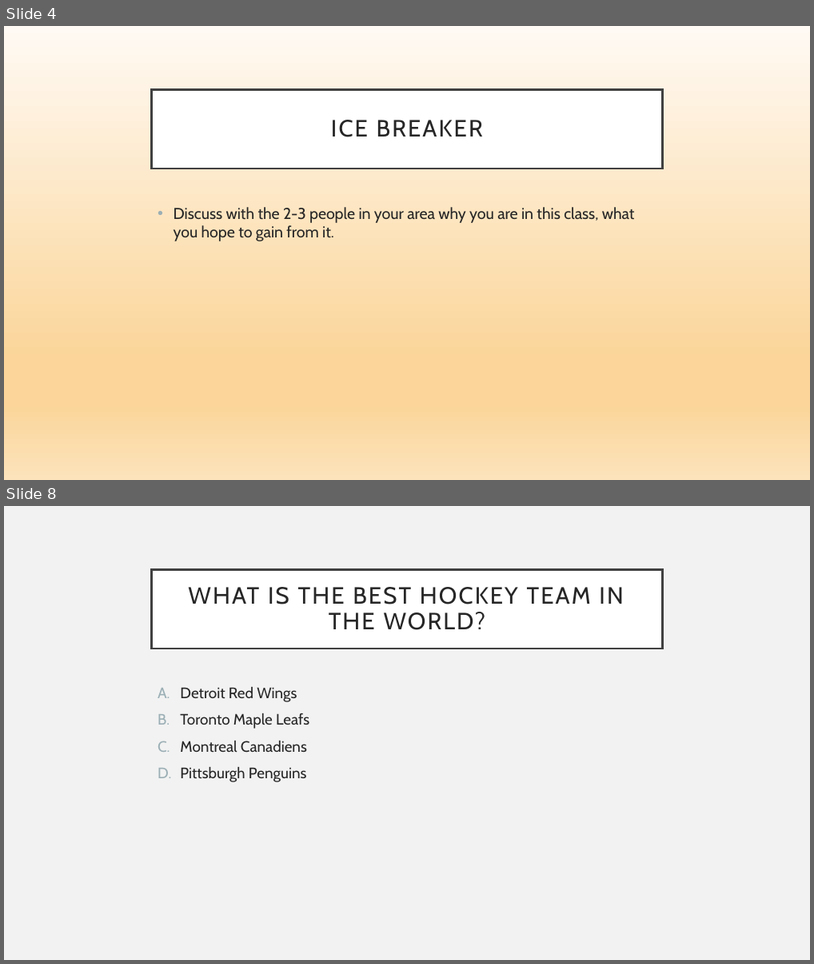
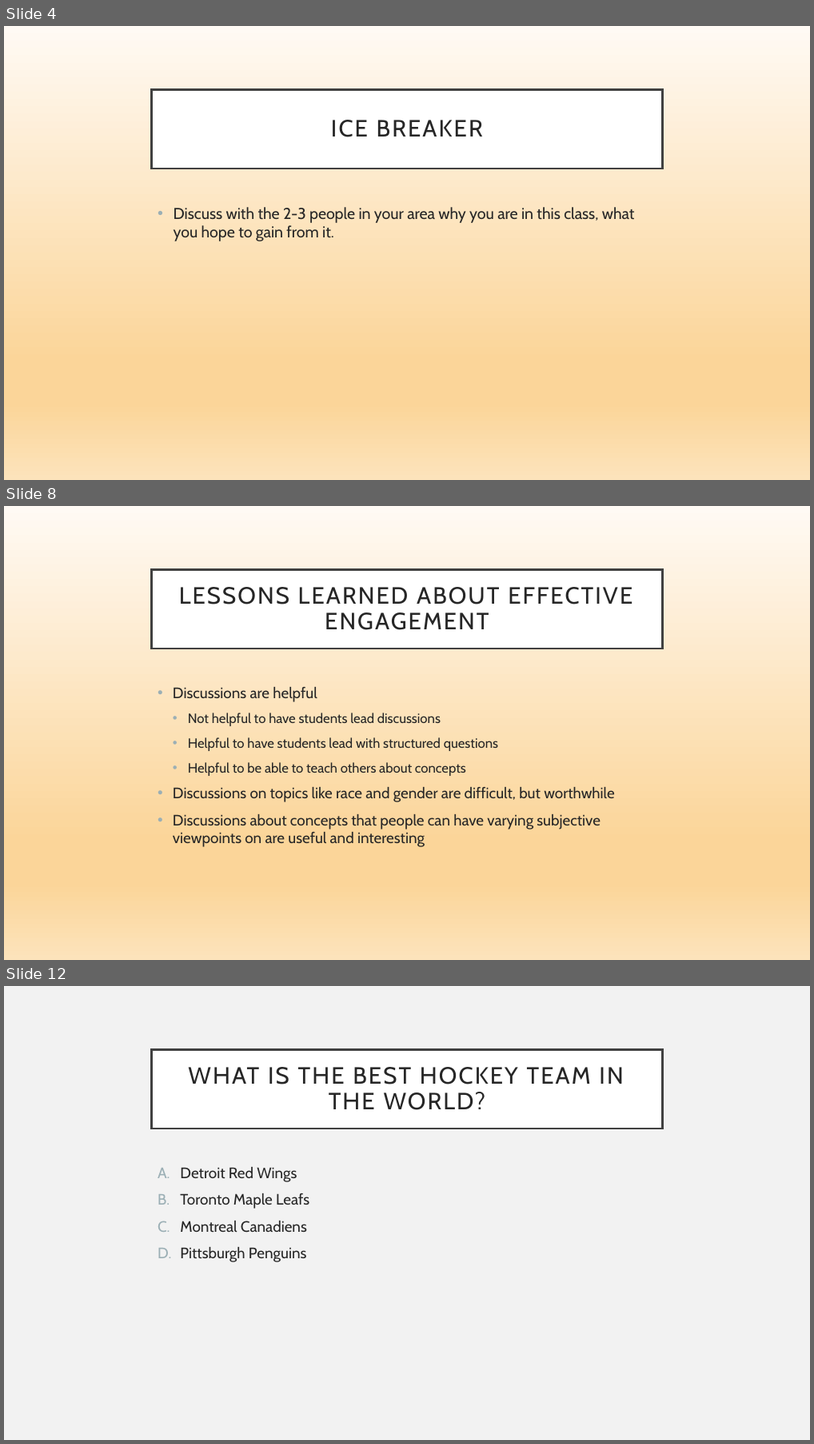
Before and after one commit to detricksnyder/TeachingLectures, a slide deck: Michigan/PUBLHLTH403/Lecture 1- Syllabus Review.pptx. Shown one above the other, each under a label of ours: slides 4 and 8 before the commit, slides 4, 8 and 12 after it; the slides between them are not shown. The pictures are 814x964 and 814x1444 pixels, drawn with LibreOffice and Linux fonts; fonts in the diff are those of the drawing. Boxes give left, top, right and bottom in pixels: in the first picture for what was removed or moved away, otherwise in the second. Text is boxed around its words. In the diff, an @@ line names an element or a change of style, - is before the commit and + after.

```diff
--- a/Michigan/PUBLHLTH403/Lecture 1- Syllabus Review.pptx
+++ b/Michigan/PUBLHLTH403/Lecture 1- Syllabus Review.pptx
@@ slide 8 added at box(4, 506, 810, 960), background gradient #FFFAF4 to #FBD599 to #FCE3BB @@
@@ title added at box(152, 569, 662, 648), fill #FFFFFF, outline #404040 2.5 pt, 28 pt, text #262626 @@
+LESSONS LEARNED ABOUT EFFECTIVE ENGAGEMENT
@@ text added at box(173, 687, 614, 847), 18 pt, text #262626 @@
+• Discussions are helpful
+  • Not helpful to have students lead discussions
+  • Helpful to have students lead with structured questions
+  • Helpful to be able to teach others about concepts
+• Discussions on topics like race and gender are difficult, but worthwhile
+• Discussions about concepts that people can have varying subjective viewpoints on are useful and interesting
@@ what was slide 8 is now slide 12 @@
```
Also in this commit, not shown: 5 slides changed, 4 other slides added, 1 other file.
